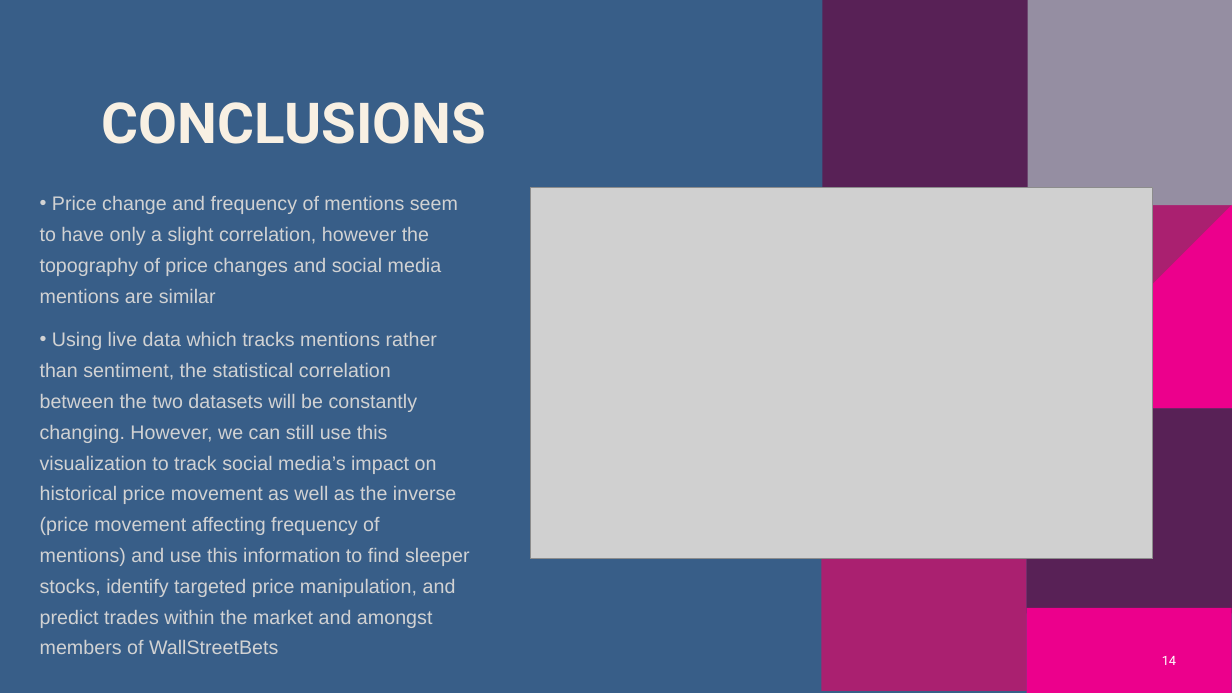
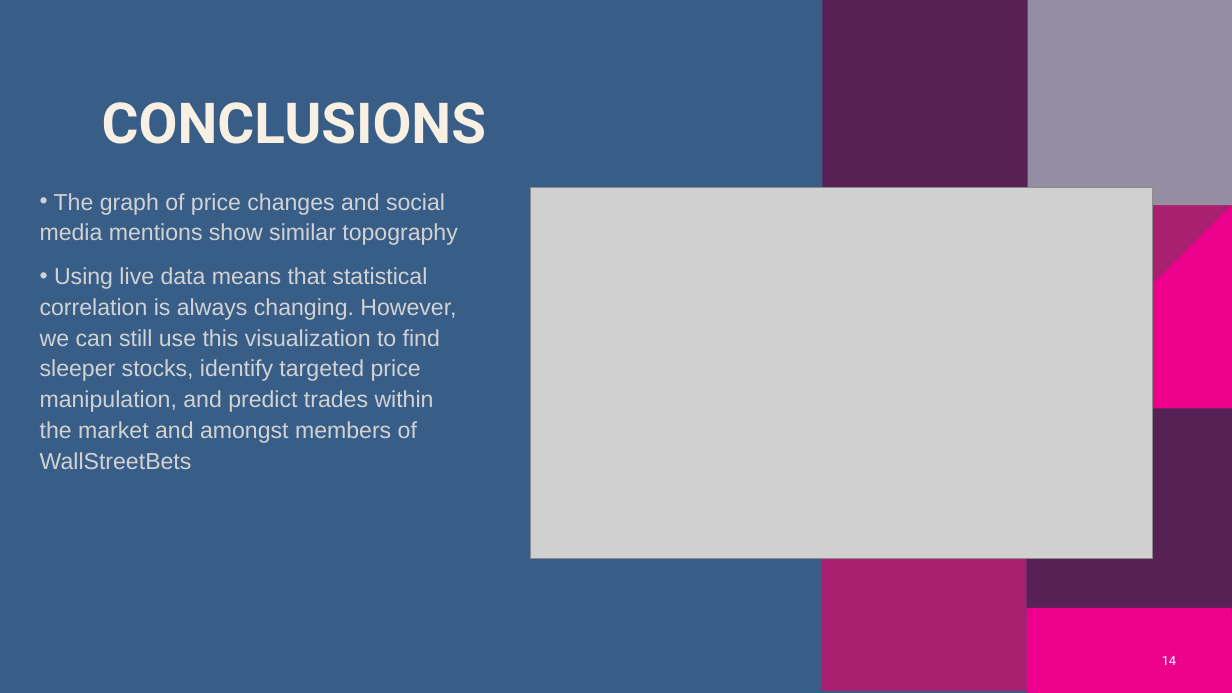
Before and after one commit to AprilHolmes7825/Project_1, a slide deck: slide 14 of Reddit Yahoo Finance Presentation.pptx. Drawn at 1232x693 pixels with LibreOffice and Linux fonts; fonts in the diff are those of the drawing; grey boxes stand for pictures; background and template pictures are left out. Boxes give left, top, right and bottom in pixels: in the first picture for what was removed or moved away, otherwise in the second. Text is boxed around its words. In the diff, an @@ line names an element or a change of style, - is before the commit and + after.

Commit message:
Update presentation Conclusions

```diff
--- a/Reddit Yahoo Finance Presentation.pptx
+++ b/Reddit Yahoo Finance Presentation.pptx
@@ text at (x1=40, y1=193, x2=458, y2=469): text changed; size 15.3 to 18 pt @@
-• Price change and frequency of mentions seem to have only a slight correlation, however the topography of price changes and social media mentions are similar
-• Using live data which tracks mentions rather than sentiment, the statistical correlation between the two datasets will be constantly changing. However, we can still use this visualization to track social media’s impact on historical price movement as well as the inverse (price movement affecting frequency of mentions) and use this information to find sleeper stocks, identify targeted price manipulation, and predict trades within the market and amongst members of WallStreetBets
+• The graph of price changes and social media mentions show similar topography
+• Using live data means that statistical correlation is always changing. However, we can still use this visualization to find sleeper stocks, identify targeted price manipulation, and predict trades within the market and amongst members of WallStreetBets
```
Also in this commit, not shown: 1 other slide changed.
